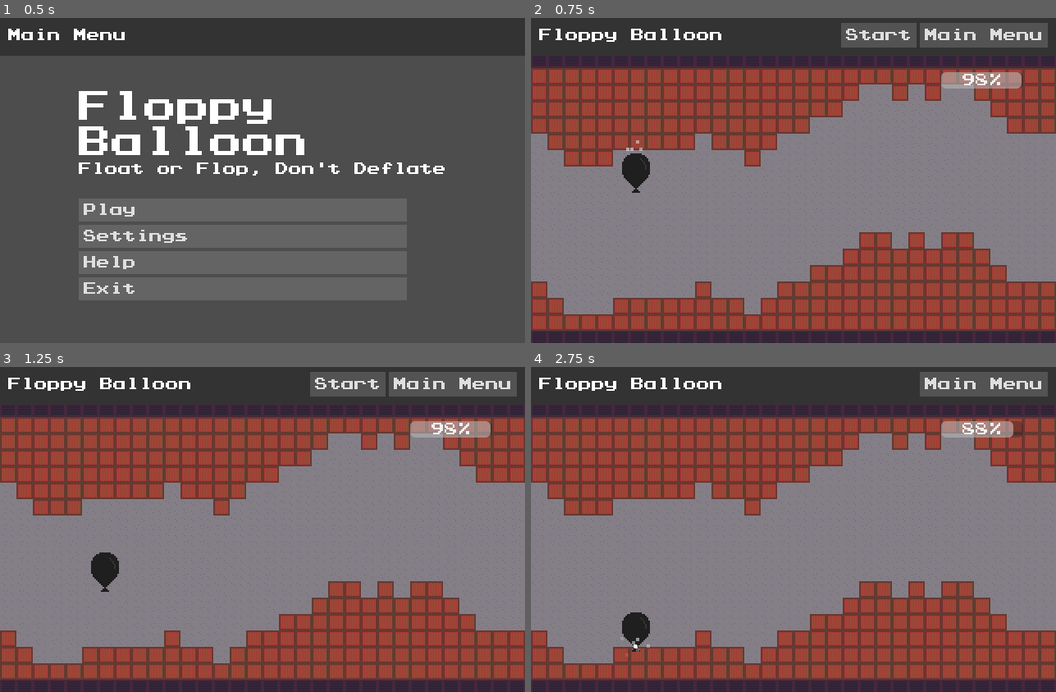
Above: before the commit, frames 1-4 (two rows, left to right).
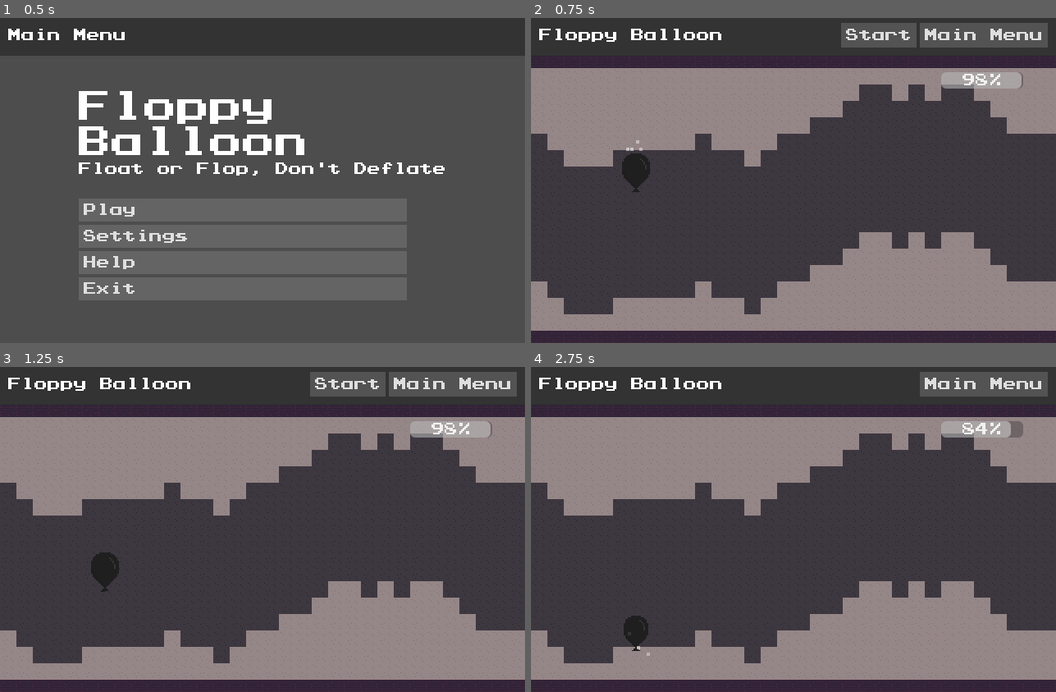
Above: after the commit, the same moments.

Repository: omniuni/Godot_Scroller_Floppy_Balloon
Game: Godot game, scene res://Scenes/screen_menu.tscn
Two runs of this game, one before a commit and one after it. Both use one fixed random seed, a clock stepped at 60 frames per second and the inputs below. Sound files missing from this copy of the repository are replaced by a short silence.
Inputs (mouse positions are in pixels of both pictures, inside the frame that each line leads up to):
- Up to frame 1 (0.5 s): no input
- Up to frame 2 (0.75 s): click "Play" at 0.5 s
- Up to frame 3 (1.25 s): no input
- Up to frame 4 (2.75 s): click "Start" at 1.25 s; tap Enter at 2 s; move the mouse to (909, 510) at 2.02 s; click (909, 510) at 2.17 s

Frame 1 is identical in both runs. In frame 2, 86% of the frame differs, in the area x 0-100%, y 11-100%; in frame 3, 86%; in frame 4, 87%.

Commit message:
add deflate

Diff:
--- a/Scenes/item_balloon.tscn
+++ b/Scenes/item_balloon.tscn
@@ -7,6 +7,115 @@
 [sub_resource type="PhysicsMaterial" id="PhysicsMaterial_hcw2g"]
 friction = 0.6
 bounce = 0.3
+
+[sub_resource type="Animation" id="Animation_qkjg4"]
+length = 0.001
+tracks/0/type = "value"
+tracks/0/imported = false
+tracks/0/enabled = true
+tracks/0/path = NodePath("BalloonSkeleton/BSRight:scale")
+tracks/0/interp = 1
+tracks/0/loop_wrap = true
+tracks/0/keys = {
+"times": PackedFloat32Array(0),
+"transitions": PackedFloat32Array(1),
+"update": 0,
+"values": [Vector2(1, 1)]
+}
+tracks/1/type = "value"
+tracks/1/imported = false
+tracks/1/enabled = true
+tracks/1/path = NodePath("BalloonSkeleton/BSLeft:scale")
+tracks/1/interp = 1
+tracks/1/loop_wrap = true
+tracks/1/keys = {
+"times": PackedFloat32Array(0),
+"transitions": PackedFloat32Array(1),
+"update": 0,
+"values": [Vector2(1, 1)]
+}
+tracks/2/type = "value"
+tracks/2/imported = false
+tracks/2/enabled = true
+tracks/2/path = NodePath("BalloonSkeleton/BSUp:scale")
+tracks/2/interp = 1
+tracks/2/loop_wrap = true
+tracks/2/keys = {
+"times": PackedFloat32Array(0),
+"transitions": PackedFloat32Array(1),
+"update": 0,
+"values": [Vector2(1, 1)]
+}
+tracks/3/type = "value"
+tracks/3/imported = false
+tracks/3/enabled = true
+tracks/3/path = NodePath("BalloonSkeleton/BSDown:scale")
+tracks/3/interp = 1
+tracks/3/loop_wrap = true
+tracks/3/keys = {
+"times": PackedFloat32Array(0),
+"transitions": PackedFloat32Array(1),
+"update": 0,
+"values": [Vector2(1, 1)]
+}
+
+[sub_resource type="Animation" id="Animation_a16fh"]
+resource_name = "Deflate"
+length = 2.0
+tracks/0/type = "value"
+tracks/0/imported = false
+tracks/0/enabled = true
+tracks/0/path = NodePath("BalloonSkeleton/BSRight:scale")
+tracks/0/interp = 1
+tracks/0/loop_wrap = true
+tracks/0/keys = {
+"times": PackedFloat32Array(0, 2),
+"transitions": PackedFloat32Array(1, 1),
+"update": 0,
+"values": [Vector2(1, 1), Vector2(0.1, 0.5)]
+}
+tracks/1/type = "value"
+tracks/1/imported = false
+tracks/1/enabled = true
+tracks/1/path = NodePath("BalloonSkeleton/BSLeft:scale")
+tracks/1/interp = 1
+tracks/1/loop_wrap = true
+tracks/1/keys = {
+"times": PackedFloat32Array(0, 2),
+"transitions": PackedFloat32Array(1, 1),
+"update": 0,
+"values": [Vector2(1, 1), Vector2(0.1, 0.5)]
+}
+tracks/2/type = "value"
+tracks/2/imported = false
+tracks/2/enabled = true
+tracks/2/path = NodePath("BalloonSkeleton/BSUp:scale")
+tracks/2/interp = 1
+tracks/2/loop_wrap = true
+tracks/2/keys = {
+"times": PackedFloat32Array(0, 2),
+"transitions": PackedFloat32Array(1, 1),
+"update": 0,
+"values": [Vector2(1, 1), Vector2(0.4, 0.5)]
+}
+tracks/3/type = "value"
+tracks/3/imported = false
+tracks/3/enabled = true
+tracks/3/path = NodePath("BalloonSkeleton/BSDown:scale")
+tracks/3/interp = 1
+tracks/3/loop_wrap = true
+tracks/3/keys = {
+"times": PackedFloat32Array(0, 2),
+"transitions": PackedFloat32Array(1, 1),
+"update": 0,
+"values": [Vector2(1, 1), Vector2(0.5, 0.4)]
+}
+
+[sub_resource type="AnimationLibrary" id="AnimationLibrary_qkjg4"]
+_data = {
+&"Deflate": SubResource("Animation_a16fh"),
+&"RESET": SubResource("Animation_qkjg4")
+}
 
 [sub_resource type="CapsuleShape2D" id="CapsuleShape2D_igkki"]
 radius = 17.0
@@ -26,6 +135,50 @@
 script = ExtResource("2_a16fh")
 metadata/_custom_type_script = "uid://cdsj8mmdsu0jt"
 
+[node name="BalloonPolygon" type="Polygon2D" parent="RigidBodyBalloon"]
+texture_filter = 1
+position = Vector2(-23, -17)
+texture = ExtResource("1_igkki")
+skeleton = NodePath("../BalloonSkeleton")
+polygon = PackedVector2Array(17.1279, 0.00389478, 30.7972, -0.175964, 35.5377, 2.7212, 38.9566, 5.84272, 40.4431, 10.9615, 40.5916, 26.0583, 39.1052, 29.4771, 24.8618, 43.5297, 29.8957, 47.7911, 16.6974, 47.8927, 20.9049, 43.3499, 7.4441, 29.923, 5.51173, 25.761, 5.95776, 10.6642, 7.59274, 6.14, 11.6061, 1.82934, 23.4976, 17.1396, 23.4976, 18.4774)
+uv = PackedVector2Array(17.1279, 0.00389478, 30.7972, -0.175964, 35.5377, 2.7212, 38.9566, 5.84272, 40.4431, 10.9615, 40.5916, 26.0583, 39.1052, 29.4771, 24.8618, 43.5297, 29.8957, 47.7911, 16.6974, 47.8927, 20.9049, 43.3499, 7.4441, 29.923, 5.51173, 25.761, 5.95776, 10.6642, 7.59274, 6.14, 11.6061, 1.82934, 23.4976, 17.1396, 23.4976, 18.4774)
+polygons = [PackedInt32Array(16, 0, 1), PackedInt32Array(16, 1, 2), PackedInt32Array(16, 2, 3), PackedInt32Array(16, 3, 4), PackedInt32Array(16, 4, 5, 17), PackedInt32Array(17, 5, 6), PackedInt32Array(17, 6, 7), PackedInt32Array(17, 10, 11), PackedInt32Array(17, 11, 12), PackedInt32Array(17, 12, 13, 16), PackedInt32Array(16, 13, 14), PackedInt32Array(16, 14, 15), PackedInt32Array(16, 15, 0), PackedInt32Array(17, 7, 8, 9, 10)]
+bones = ["BSRight", PackedFloat32Array(0, 0, 0, 0.5, 1, 1, 0.5, 0, 0, 0, 0, 0, 0, 0, 0, 0, 0, 0), "BSDown", PackedFloat32Array(0, 0, 0, 0, 0, 0.5, 0.5, 1, 1, 1, 1, 0.5, 0.5, 0, 0, 0, 0, 0), "BSLeft", PackedFloat32Array(0, 0, 0, 0, 0, 0, 0, 0, 0, 0, 0, 0.5, 1, 1, 0.5, 0, 0, 0), "BSUp", PackedFloat32Array(1, 1, 1, 1, 0.5, 0, 0, 0, 0, 0, 0, 0, 0, 0.5, 1, 1, 0, 0)]
+internal_vertex_count = 2
+
+[node name="BalloonSkeleton" type="Skeleton2D" parent="RigidBodyBalloon"]
+visible = false
+rotation = -6.31013e-05
+
+[node name="BSRight" type="Bone2D" parent="RigidBodyBalloon/BalloonSkeleton"]
+rest = Transform2D(1, 0, 0, 1, 0, 0)
+auto_calculate_length_and_angle = false
+length = 16.0
+bone_angle = 0.0
+
+[node name="BSDown" type="Bone2D" parent="RigidBodyBalloon/BalloonSkeleton"]
+rest = Transform2D(1, 0, 0, 1, 0, 0)
+auto_calculate_length_and_angle = false
+length = 24.0
+bone_angle = 90.0
+
+[node name="BSLeft" type="Bone2D" parent="RigidBodyBalloon/BalloonSkeleton"]
+rest = Transform2D(1, 0, 0, 1, 0, 0)
+auto_calculate_length_and_angle = false
+length = 16.0
+bone_angle = 180.0
+
+[node name="BSUp" type="Bone2D" parent="RigidBodyBalloon/BalloonSkeleton"]
+rest = Transform2D(1, 0, 0, 1, 0, 0)
+auto_calculate_length_and_angle = false
+length = 16.0
+bone_angle = 270.0
+
+[node name="BalloonAnimationPlayer" type="AnimationPlayer" parent="RigidBodyBalloon"]
+libraries = {
+&"": SubResource("AnimationLibrary_qkjg4")
+}
+
 [node name="Camera2D" type="Camera2D" parent="RigidBodyBalloon"]
 limit_left = 0
 limit_top = 0
@@ -34,14 +187,7 @@
 [node name="RemoteTransform2D" type="RemoteTransform2D" parent="RigidBodyBalloon"]
 remote_path = NodePath("../Camera2D")
 
-[node name="Balloon" type="Sprite2D" parent="RigidBodyBalloon"]
-texture_filter = 1
-position = Vector2(-23, -17)
-scale = Vector2(2, 2)
-texture = ExtResource("1_igkki")
-centered = false
-
-[node name="CollisionShape2D" type="CollisionShape2D" parent="RigidBodyBalloon"]
+[node name="BalloonCollisionShape" type="CollisionShape2D" parent="RigidBodyBalloon"]
 position = Vector2(0, 4)
 shape = SubResource("CapsuleShape2D_igkki")
 
--- a/Scripts/item_balloon.gd
+++ b/Scripts/item_balloon.gd
@@ -34,7 +34,11 @@
 @onready
 var balloon_body: RigidBody2D = $RigidBodyBalloon
 @onready
-var balloon: Sprite2D = $RigidBodyBalloon/Balloon
+var balloon: Polygon2D = $RigidBodyBalloon/BalloonPolygon
+@onready
+var balloon_animation: AnimationPlayer = $RigidBodyBalloon/BalloonAnimationPlayer
+@onready
+var balloon_collision: CollisionShape2D = $RigidBodyBalloon/BalloonCollisionShape
 
 func _ready() -> void:
 	balloon.self_modulate = GameSettings.Color_P1.lightened(0.2)
@@ -81,8 +85,20 @@
 	if bop_debounce < 0:
 		bop_debounce = 0
 	if is_deflating:
+		if Current_Life <= 0:
+			Current_Life = 0
+			return
 		Current_Life-=1
-		balloon_life.emit(snapped(Current_Life/Max_Life, 0.01)*100)
+		var percent_life = snapped(Current_Life/Max_Life, 0.01)
+		balloon_life.emit(percent_life*100)
+		var seek_to_sec = 2-(2*percent_life)
+		var scale_to = (percent_life*.8)+.2
+		print("Seek to: "+str(seek_to_sec))
+		if not balloon_animation.is_playing():
+			balloon_animation.play("Deflate")
+		balloon_animation.seek(seek_to_sec, true)
+		balloon_animation.pause()
+		balloon_collision.scale = Vector2(scale_to, scale_to)
 	pass
 
 var air: Resource = preload("res://Scenes/item_air_escape.tscn")
@@ -99,7 +115,10 @@
 		print("collided at: "+str(local_collision_point))
 		if airs.size() > i:
 			airs[i].position = local_collision_point
-			airs[i].emitter.emitting = true
+			if Current_Life > 0:
+				airs[i].emitter.emitting = true
+			else:
+				airs[i].emitter.emitting = false
 		else:
 			var new_air: ItemAirEscape = air.instantiate()
 			new_air.global_position = local_collision_point
@@ -108,11 +127,11 @@
 		if airs.size() > active_collisions:
 			airs.resize(active_collisions)
 		if active_collisions > 0:
-			if not is_deflating:
+			if not is_deflating and Current_Life > 0:
 				Current_Life-=5
 				balloon_life.emit(snapped(Current_Life/Max_Life, 0.01)*100)
-			is_deflating = true
-			Beeper.hiss_start()
+				is_deflating = true
+				Beeper.hiss_start()
 		else:
 			is_deflating = false
 			Beeper.hiss_stop()
--- a/Scripts/sub_game.gd
+++ b/Scripts/sub_game.gd
@@ -21,7 +21,6 @@
 
 	pass
 
-
 func _on_timer_timeout() -> void:
 	floor_and_ceiling()
 	pass
@@ -30,6 +29,8 @@
 
 var centerpoint = -1
 var width_half = 5
+
+@export var tile_type_rock: Vector2i = Vector2i(0,0)
 
 func floor_and_ceiling():
 
@@ -54,9 +55,8 @@
 
 			var ceiling_tile = Vector2i(i, tile_row_ceiling)
 			var floor_tile = Vector2i(i, tile_row_floor)
-			var tile = Vector2i(0,0)
-			tile_map_cave_walls.set_cell(ceiling_tile, 0, tile)
-			tile_map_cave_walls.set_cell(floor_tile, 0, tile)
+			tile_map_cave_walls.set_cell(ceiling_tile, 0, tile_type_rock)
+			tile_map_cave_walls.set_cell(floor_tile, 0, tile_type_rock)
 			for j in range(tile_row_ceiling+1, tile_row_floor):
 				var tile_target = Vector2i(i, j)
 				var back_tile = Vector2i(3, 0)
Binary file changed: Gfx/TileCave.png
Binary file changed: Gfx/balloon.png
Not shown: 1 places in Scenes/item_balloon.tscn that only renumber resources
